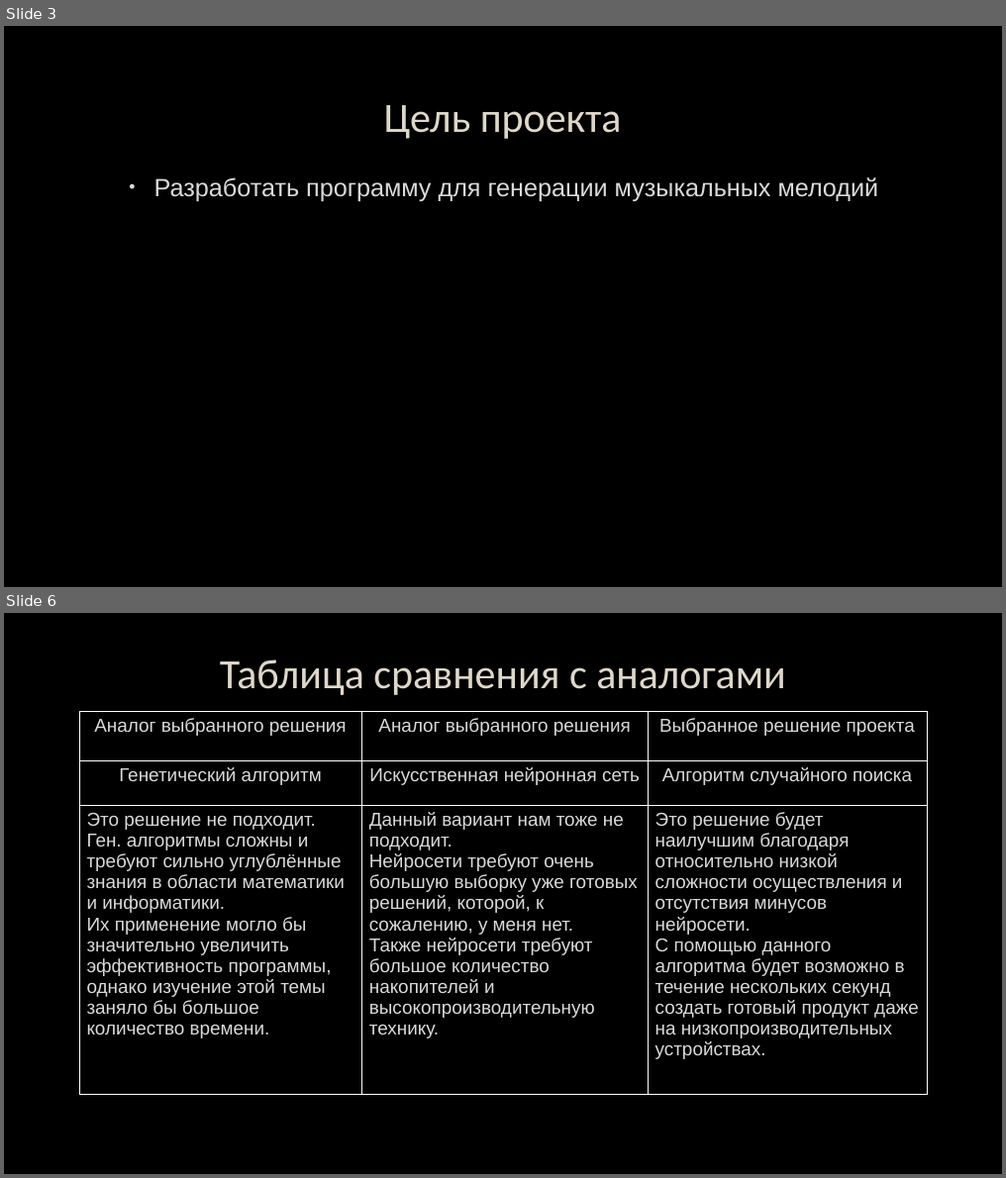
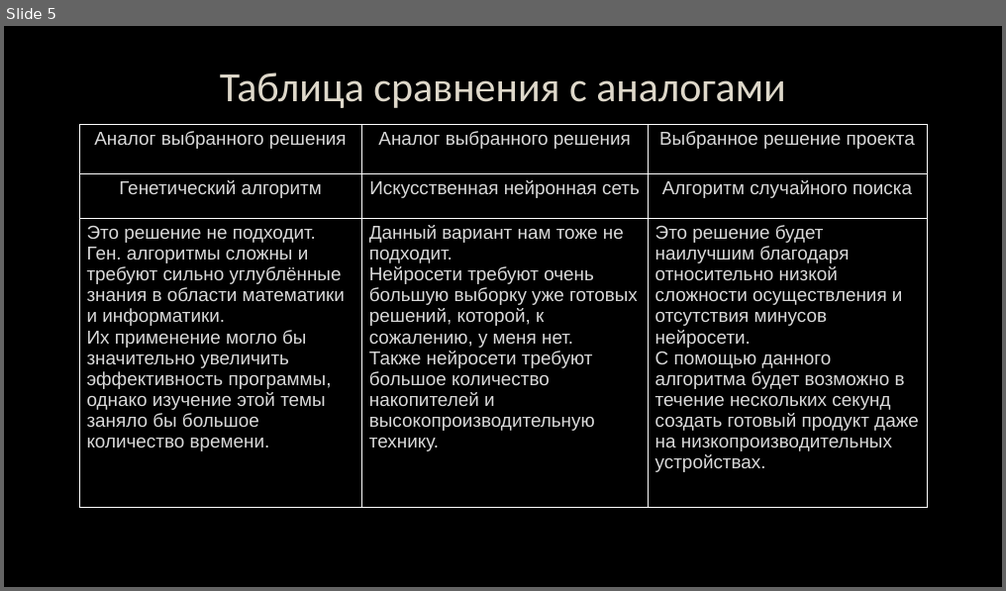
Before and after one commit to EugeniaBee/Melody-generator, a slide deck: Программа_Генерирующая_Музыку_ИП_Фрик_Евгений_2022.pptx. Shown one above the other, each under a label of ours: slides 3 and 6 before the commit, slide 5 after it; the slides between them are not shown. The pictures are 1006x1178 and 1006x591 pixels, drawn with LibreOffice and Linux fonts; fonts in the diff are those of the drawing; background and template pictures are left out. Boxes give left, top, right and bottom in pixels: in the first picture for what was removed or moved away, otherwise in the second. Text is boxed around its words. In the diff, an @@ line names an element or a change of style, - is before the commit and + after.

```diff
--- a/Программа_Генерирующая_Музыку_ИП_Фрик_Евгений_2022.pptx
+++ b/Программа_Генерирующая_Музыку_ИП_Фрик_Евгений_2022.pptx
@@ slide 3 removed at <box>4,26,1002,587</box>, background picture (left out) @@
@@ title removed at <box>384,105,622,139</box> @@
-Цель проекта
@@ text removed at <box>154,177,879,201</box> @@
-• Разработать программу для генерации музыкальных мелодий
@@ what was slide 6 is now slide 5 @@
```
Also in this commit, not shown: 4 slides changed.
